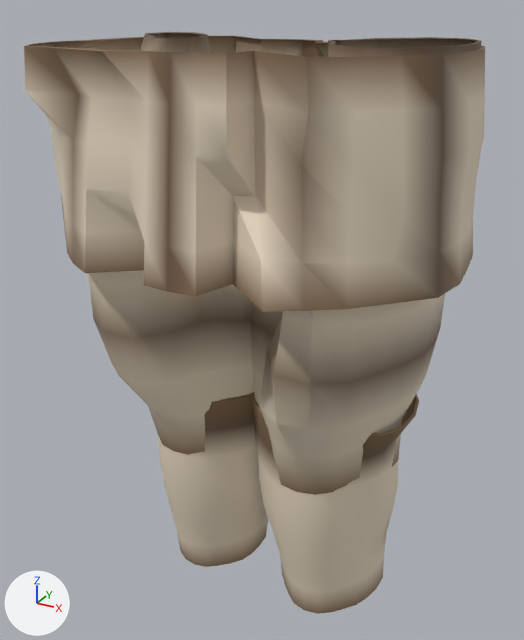
The glTF model assets_src/armor/aydor_1/leather_a_legs.glb as it was, and as the next commit left it.
The view is the same before and after, from a 50 mm lens placed at (0.4, -0.73, 0.982), pointed at (-0.013, 0.021, 0.606). Lighting does not change. The marker at lower left points along +X, +Y and +Z. The older version comes first. Vertices at exactly the same position are counted once.

Objects in the first picture: 'leather_a_legs'.
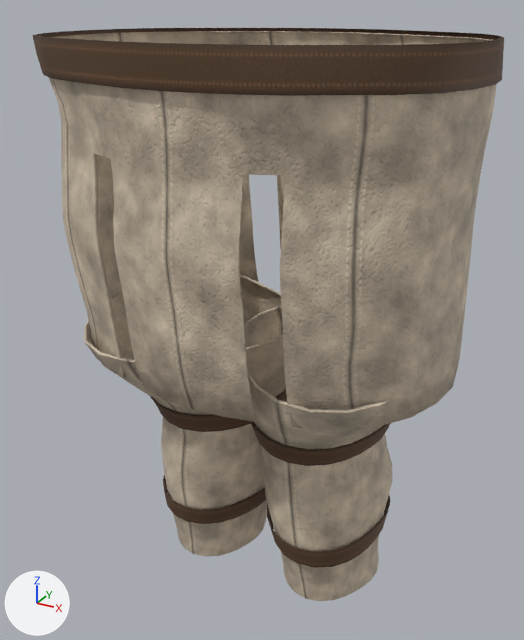
Location of each change, [x1, y1, x2, y2] in pixels of the pictures (524 x 640 px):
'leather_a_legs', surface changed, reshaped: before [24, 32, 485, 614]; after [32, 28, 504, 601]
part 1 of me_leather_a_legs, rebuilt (45% taller): before [24, 36, 485, 312]; after [49, 31, 496, 431]
part 2 of me_leather_a_legs, rebuilt: before [158, 392, 268, 567]; after [84, 275, 286, 557]
part 3 of me_leather_a_legs, rebuilt: before [251, 392, 419, 614]; after [245, 306, 392, 601]
part 4 of me_leather_a_legs, added (brown): after [32, 28, 504, 96]
part 5 of me_leather_a_legs, added (brown): after [250, 421, 391, 466]
part 6 of me_leather_a_legs, added (brown): after [267, 496, 391, 568]
part 7 of me_leather_a_legs, added (brown): after [150, 389, 287, 432]
part 8 of me_leather_a_legs, added (brown): after [163, 474, 266, 524]
part 9 of me_leather_a_legs, deleted (brown): before [88, 32, 482, 495]

Patch to the scene script:
```diff
--- a/assets_src/armor/aydor_1/leather_a_legs.glb.py
+++ b/assets_src/armor/aydor_1/leather_a_legs.glb.py
@@ img_strap_c_png @@
+img_strap_c_png = load_image('strap_c.png', '../textures/strap_c.png', 128, 64, 'sRGB')
@@ img_strap_n_png @@
+img_strap_n_png = load_image('strap_n.png', '../textures/strap_n.png', 128, 64, 'Non-Color')
@@ img_strap_orm_png @@
+img_strap_orm_png = load_image('strap_orm.png', '../textures/strap_orm.png', 128, 64, 'Non-Color')
@@ img_leather_c_png @@
+img_leather_c_png = load_image('leather_c.png', '../textures/leather_c.png', 256, 256, 'sRGB')
@@ img_leather_orm_png @@
+img_leather_orm_png = load_image('leather_orm.png', '../textures/leather_orm.png', 256, 256, 'Non-Color')
@@ img_leather_n_png @@
+img_leather_n_png = load_image('leather_n.png', '../textures/leather_n.png', 256, 256, 'Non-Color')
@@ mat_leather @@
 mat_leather = bpy.data.materials.new('leather')
-# nodes: BsdfPrincipled, OutputMaterial, VertexColor
+# nodes: BsdfPrincipled, Mix, NormalMap, OutputMaterial, SeparateColor, TexImage x3, VertexColor
+# uses the picture img_leather_c_png
+# uses the picture img_leather_n_png
+# uses the picture img_leather_orm_png
@@ mat_strap @@
+mat_strap = bpy.data.materials.new('strap')
+# uses the picture img_strap_c_png
+# uses the picture img_strap_n_png
+# uses the picture img_strap_orm_png
@@ me_leather_a_legs @@
 # used by ob_leather_a_legs; location = (0.0, 0.0, 0.0)
-me_leather_a_legs.from_pydata(...)  # 1180 vertices, 2120 faces; spans x -0.249..0.245, y -0.194..0.198, z 0.222..0.946
+me_leather_a_legs.from_pydata(...)  # 2184 vertices, 3848 faces; spans x -0.243..0.25, y -0.203..0.24, z 0.243..0.95
+# me_leather_a_legs part 1: the loose piece of 256 vertices spanning x -0.249..0.245, y -0.194..0.198, z 0.721..0.942 is rebuilt with 776 vertices and now spans x -0.243..0.245, y -0.198..0.24, z 0.566..0.946
+# me_leather_a_legs part 2: the loose piece of 220 vertices spanning x -0.2..0.017, y -0.08..0.118, z 0.222..0.538 is rebuilt with 384 vertices and now spans x -0.236..0.039, y -0.146..0.158, z 0.243..0.614
+# me_leather_a_legs part 3: the loose piece of 220 vertices spanning x -0.015..0.2, y -0.079..0.118, z 0.222..0.537 is rebuilt with 384 vertices and now spans x -0.029..0.222, y -0.145..0.163, z 0.243..0.615
+# me_leather_a_legs part 4: a new loose piece of 160 vertices spanning x -0.241..0.25, y -0.203..0.209, z 0.91..0.95, in mat_strap
+# me_leather_a_legs part 5: a new loose piece of 120 vertices spanning x -0.022..0.172, y -0.091..0.115, z 0.479..0.52, in mat_strap
+# me_leather_a_legs part 6: a new loose piece of 120 vertices spanning x 0.0..0.167, y -0.072..0.123, z 0.317..0.357, in mat_strap
+# me_leather_a_legs part 7: a new loose piece of 120 vertices spanning x -0.171..0.025, y -0.09..0.115, z 0.479..0.52, in mat_strap
+# me_leather_a_legs part 8: a new loose piece of 120 vertices spanning x -0.165..0.001, y -0.072..0.122, z 0.317..0.357, in mat_strap
+# me_leather_a_legs part 9: 484 vertices removed from x -0.222..0.225, y -0.144..0.156, z 0.44..0.946
 me_leather_a_legs.materials.append(mat_leather)
+me_leather_a_legs.materials.append(mat_strap)
```
